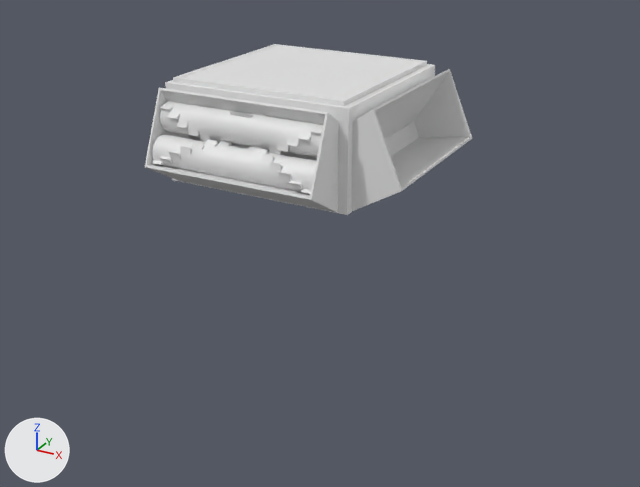
One commit to the Blender file SuperJam/Assets/Art/Blenderfiles/trituradora.blend: the scene before it, then after it.
One viewpoint serves both versions: a camera (50 mm lens) standing at (44.3, -77.5, 30.3) and looking at (8.9, -13.2, -1.9). The lights are fixed; the arrows at lower left show +X, +Y and +Z.
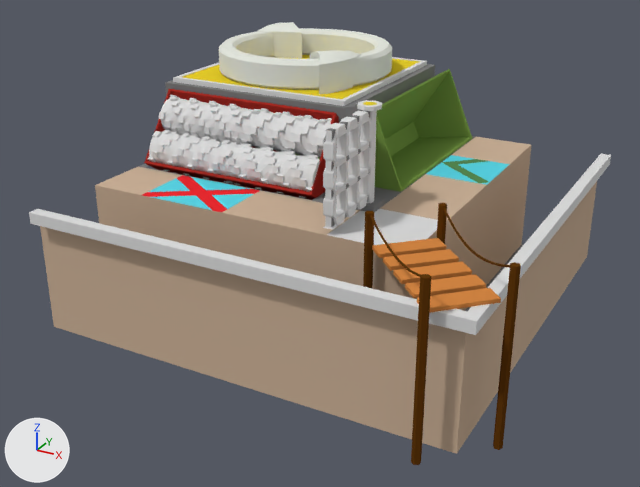
Where the newer file only moved an object's origin or applied its transform, the numbers keep the older frame.

What differs and where, as boxes (x1, y1, x2, y2) in the pictures (640 x 487 px):
'DropperBody', added (beige)
    after: (29, 55, 611, 454)
'Cube', deleted
    before: (165, 44, 435, 215)
'Cube.002', recoloured (grey to green)
    both: (281, 69, 472, 212)
'ButtonArrows', added
    after: (219, 22, 392, 95)
'Cube.001', recoloured, reshaped, moved, rescaled (grey to red)
    before: (145, 88, 339, 213)
    after: (144, 89, 339, 200)
'Cylinder.001', reshaped, moved, rescaled (6% wider, 10% taller)
    before: (160, 101, 323, 158)
    after: (159, 95, 332, 158)
'Cylinder', reshaped, moved, rescaled (13% taller)
    before: (152, 134, 316, 194)
    after: (148, 130, 320, 198)
'BridgeMasts', added (brown)
    after: (363, 203, 521, 465)
'Bridge Planks', added (orange)
    after: (372, 238, 501, 313)
'Door', added
    after: (323, 110, 372, 230)
'AddedCarcasa', added
    after: (138, 100, 475, 212)
part 2 of me_cylinder, built on
    before: (152, 134, 316, 194)
    after: (148, 130, 320, 198)
part 4 of me_cylinder_001, built on
    before: (160, 101, 323, 158)
    after: (159, 95, 332, 158)

Edits to the bpy script that builds the scene:
```text
Change me_cube_002:
    used by ob_cube_001; location = (-0.1, -10.93, 4.305); scale = (9.12, 1.0, 4.3)
    remove me_cube_002.from_pydata(...)  # 20 vertices, 18 faces; spans x -1.0..1.0, y -4.04..8.38, z -1.0..1.33
    add me_cube_002.from_pydata(...)  # 20 vertices, 18 faces; spans x -9.12..9.12, y -4.03..8.38, z -4.3..5.29
    me_cube_002 part 1: 20 of 20 vertices moved; they spanned x -1.0..1.0, y -4.04..8.38, z -1.0..1.33 and now span x -9.12..9.12, y -4.03..8.38, z -4.3..5.29; mean shift (-0.21, 0.3, 0.52); largest move (-1.0, -1.05, 1.33) -> (-9.12, 0.45, 5.29)
    add me_cube_002.materials.append(mat_putosdropeadoresmal)  # red #a62d25
Change me_cylinder:
    remove me_cylinder.from_pydata(...)  # 336 vertices, 356 faces; spans x -8.7..8.7, y -1.9..1.9, z -1.9..1.9
    add me_cylinder.from_pydata(...)  # 1032 vertices, 1022 faces; spans x -8.9..8.9, y -1.9..1.9, z -1.9..1.9
    me_cylinder part 2: 336 vertices removed from x -8.7..8.7, y -1.9..1.9, z -1.9..1.9; 1032 vertices added at x -8.9..8.9, y -1.9..1.9, z -1.9..1.9
    me_cylinder part 3: the surface is now shaded flat
    add me_cylinder.materials.append(mat_brightmetal)  # light grey #dddddd
Change me_cylinder_001:
    remove me_cylinder_001.from_pydata(...)  # 336 vertices, 356 faces; spans x -8.7..8.7, y -1.9..1.9, z -1.9..1.9
    add me_cylinder_001.from_pydata(...)  # 1032 vertices, 1022 faces; spans x -8.9..8.9, y -2.0..2.0, z -2.0..2.0
    me_cylinder_001 part 4: 336 vertices removed from x -8.7..8.7, y -1.9..1.9, z -1.9..1.9; 1032 vertices added at x -8.9..8.9, y -2.0..2.0, z -2.0..2.0
    me_cylinder_001 part 5: the surface is now shaded flat
    add me_cylinder_001.materials.append(mat_brightmetal)  # light grey #dddddd
Change me_cube_000:
    where me_cube_000.from_pydata(...)  # 20 vertices, 18 faces; spans x -1.0..1.0, y -4.04..8.38, z -1.0..1.33
    add me_cube_000.materials.append(mat_putosdropeadores)  # green #7fa24c
Remove ob_cube:
    ob_cube = bpy.data.objects.new('Cube', me_cube_001)
Change ob_cube_001:
    add ob_cube_001.parent = ob_dropperbody
    add ob_cube_001.matrix_parent_inverse = Matrix(((1.0, 0.0, 0.0, 0.0), (0.0, 1.0, 0.0, 0.0), (0.0, 0.0, 1.0, -5.0), (0.0, 0.0, 0.0, 1.0)))
    ob_cube_001.scale: (9.12, 1.0, 4.3) -> (1.0, 1.0, 1.0)
Change ob_cylinder:
    add ob_cylinder.parent = ob_cube_001
    add ob_cylinder.matrix_parent_inverse = Matrix(((1.0, 0.0, 0.0, 0.1), (0.0, 1.0, 0.0, 10.93), (0.0, 0.0, 1.0, -4.305), (0.0, 0.0, 0.0, 1.0)))
    ob_cylinder.location: (0.0, -12.7, 4.091) -> (0.0, -12.87, 4.227)
Change ob_cylinder_001:
    add ob_cylinder_001.parent = ob_cube_001
    add ob_cylinder_001.matrix_parent_inverse = Matrix(((1.0, 0.0, 0.0, 0.1), (0.0, 1.0, 0.0, 10.93), (0.0, 0.0, 1.0, -4.305), (0.0, 0.0, 0.0, 1.0)))
    ob_cylinder_001.location: (0.0, -11.18, 7.099) -> (0.0, -10.79, 7.139)
Add ob_dropperbody:
    ob_dropperbody = bpy.data.objects.new('DropperBody', me_cube_001_1)  # 149 vertices, 130 faces; spans x -10.0..29.0, y -29.0..10.0, z -13.3..5.4; in mat_droppointbase (grey #7f7f7f), mat_brightmetal (light grey #dddddd), mat_buttonhighlight (yellow #e7cc2b), mat_floor (beige #cbb198), mat_dumpingtraysgreen (green #578b54), mat_dumpingtraysred (red #ec2b31), mat_stickershighlight (cyan #5ad5e7)
    ob_dropperbody.location = (0.0, 0.0, 5.0)
Add ob_door:
    ob_door = bpy.data.objects.new('Door', me_cube_008)  # 262 vertices, 294 faces; spans x -0.64..0.64, y -7.1..-0.04, z -4.01..4.01; in mat_brightmetal (light grey #dddddd), mat_droppointbase (grey #7f7f7f)
    ob_door.parent = ob_addedcarcasa
    ob_door.location = (13.91, -13.91, 7.479)
Add ob_addedcarcasa:
    ob_addedcarcasa = bpy.data.objects.new('AddedCarcasa', me_plane)  # 90 vertices, 75 faces; spans x -22.0..3.0, y -3.0..22.0, z -0.4..9.0; in mat_droppointbase (grey #7f7f7f), mat_brightmetal (light grey #dddddd), mat_buttonhighlight (yellow #e7cc2b)
    ob_addedcarcasa.parent = ob_dropperbody
    ob_addedcarcasa.location = (12.0, -12.0, 2.896)
Add ob_buttonarrows:
    ob_buttonarrows = bpy.data.objects.new('ButtonArrows', me_cylinder_005)  # 358 vertices, 346 faces; spans x -8.6..8.6, y -8.6..8.6, z -1.4..2.1; in mat_arrowscolor (white #e4e7de)
    ob_buttonarrows.parent = ob_dropperbody
    ob_buttonarrows.location = (0.0, 0.0, 11.65)
Add ob_bridgemasts:
    ob_bridgemasts = bpy.data.objects.new('BridgeMasts', me_cylinder_004)  # 822 vertices, 768 faces; spans x -4.26..8.73, y -4.43..8.55, z -7.18..7.18; in mat_woodenpoles (brown #60380e)
    ob_bridgemasts.parent = ob_dropperbody
    ob_bridgemasts.location = (21.82, -25.9, -1.283)
Add ob_bridge_planks:
    ob_bridge_planks = bpy.data.objects.new('Bridge Planks', me_cube_007)  # a box spanning x -2.8..2.5, y 0.07..1.72, z -0.16..0.16; a box spanning x -2.8..2.5, y 2.32..3.96, z -0.16..0.16; a box spanning x -2.8..2.5, y 4.57..6.22, z -0.16..0.16; a box spanning x -2.8..2.5, y 6.8..8.45, z -0.16..0.16; a box spanning x -2.8..2.5, y -2.13..-0.48, z -0.16..0.16; in mat_woodenbridge (orange #d68744)
    ob_bridge_planks.parent = ob_bridgemasts
    ob_bridge_planks.location = (26.21, -26.01, 3.184)
    ob_bridge_planks.rotation_euler = (0.0, 0.0, 0.785)  # degrees (0, 0, 45)
```
